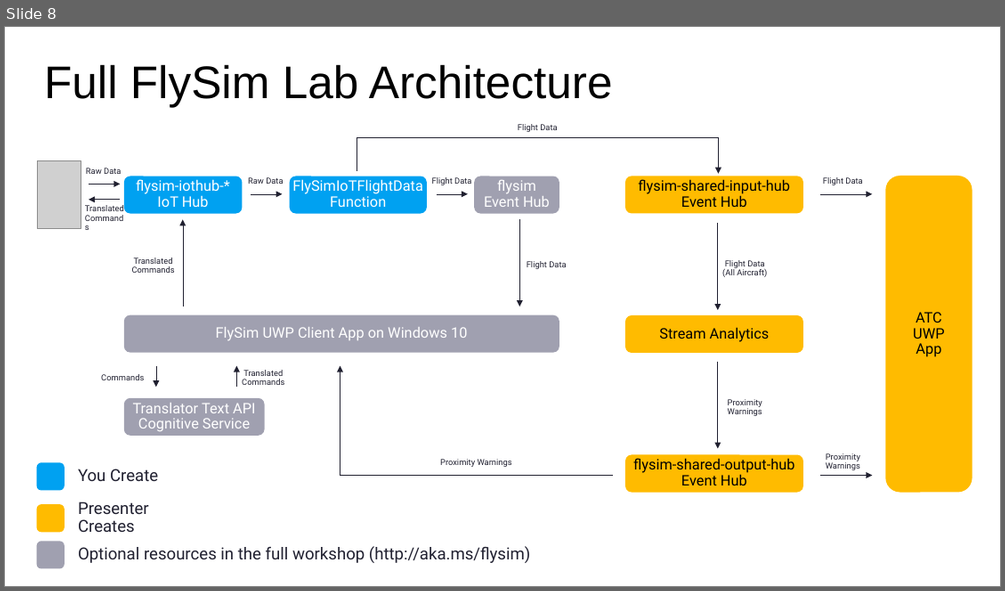
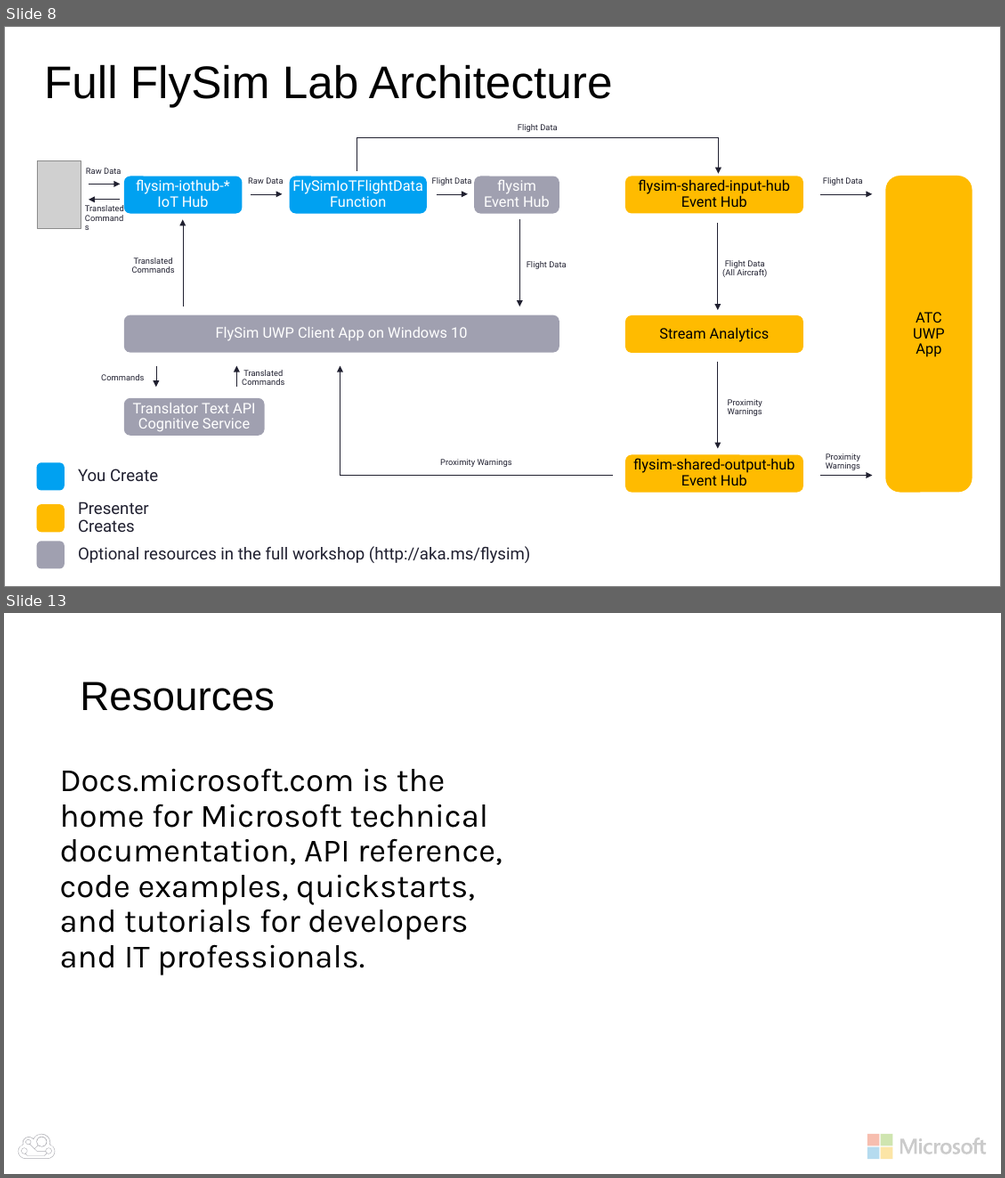
Before and after one commit to BretStateham/FlySimExpress, a slide deck: Slides/FlySimExpress.pptx. Shown one above the other, each under a label of ours: slide 8 before the commit, slides 8 and 13 after it; the slides between them are not shown. The pictures are 1005x591 and 1005x1178 pixels, drawn with LibreOffice and Linux fonts; fonts in the diff are those of the drawing; grey boxes stand for pictures; background and template pictures are left out. Boxes give left, top, right and bottom in pixels: in the first picture for what was removed or moved away, otherwise in the second. Text is boxed around its words. In the diff, an @@ line names an element or a change of style, - is before the commit and + after.

Commit message:
Updated Slides

```diff
--- a/Slides/FlySimExpress.pptx
+++ b/Slides/FlySimExpress.pptx
@@ slide 13 added at (4,613,1001,1174), background picture (left out) @@
@@ rectangle added at (4,613,1001,1174), fill #FFFFFF at 63% opacity @@
@@ title added at (80,682,275,711), 39.2 pt, text #000000 @@
+Resources
@@ text added at (60,768,502,975), 31.4 pt, text #000000 @@
+Docs.microsoft.com is the home for Microsoft technical documentation, API reference, code examples, quickstarts, and tutorials for developers and IT professionals.
@@ freeform shape added at (18,1134,55,1159), fill #202030 @@
@@ group added at (867,1134,987,1159): 4 rectangles, 1 freeform shape @@
```
Also in this commit, not shown: 2 slides changed, 9 other slides added, 4 slides removed.
